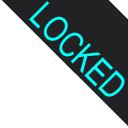
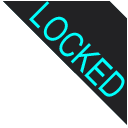
Layered file, before and after one edit (128 x 128). Changes by layer:
painted on "Layer 2" over [2, 0, 128, 126]
